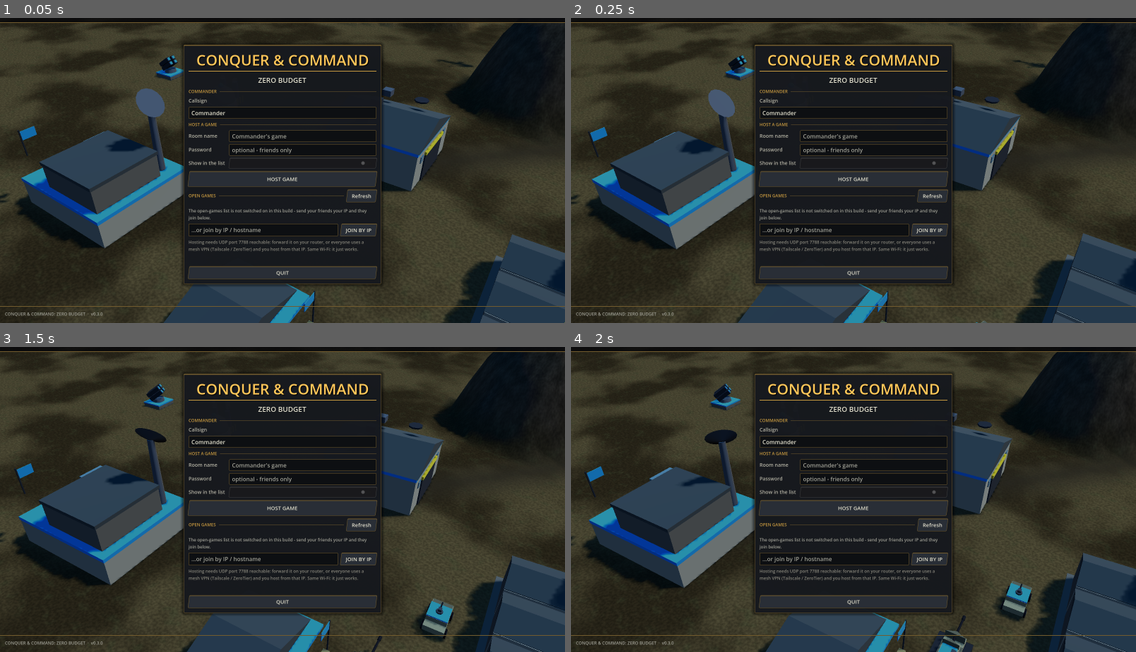
Above: before the commit, frames 1-4 (two rows, left to right).
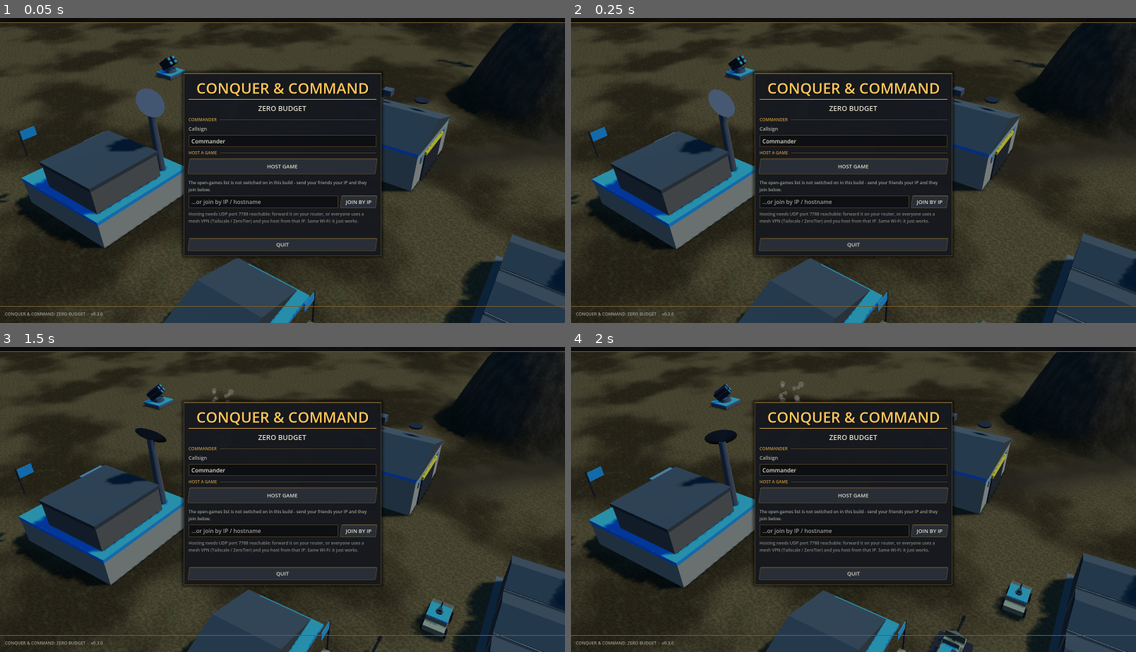
Above: after the commit, the same moments.

Repository: Tzvigettenberg/conquer-and-command
Game: Godot game, scene res://game/main.tscn
Same seed, same stepped clock (60 frames per second), same inputs: the game is played once before the commit and once after it.
Inputs (mouse positions are in pixels of both pictures, inside the frame that each line leads up to):
- Up to frame 1 (0.05 s): no input
- Up to frame 2 (0.25 s): no input
- Up to frame 3 (1.5 s): tap Enter at 0.5, 0.6 s; move the mouse to (406, 478) at 0.52 s; hold Right 0.53-1.25 s; click (406, 478) at 0.67 s; tap Space (ui_select) at 0.77, 1.07 s; drag from (169, 508) to (254, 557) at 1.27 s
- Up to frame 4 (2 s): no input

The runs differ from the first frame. In frame 1, 11% of the frame differs, in the area x 32-68%, y 8-88%; in frame 2, 11%; in frame 3, 11%; in frame 4, 11%.

Commit message:
Menu and site describe what the shipped build actually does without a room list
Co-Authored-By: Claude Opus 5 <noreply@anthropic.com>
Claude-Session: https://claude.ai/code/session_017kFU9jRMi1R74YkqKUJrW7

Diff:
--- a/game/main.gd
+++ b/game/main.gd
@@ -213,8 +213,6 @@
 	room_public.tooltip_text = "Off: nobody sees the room; friends join by IP as before."
 	if not rooms.enabled():
 		room_public.button_pressed = false
-		room_public.disabled = true
-		room_public.tooltip_text = "This build has no room list - friends join by IP."
 	hg.add_child(room_public)
 	var host_btn := Button.new()
 	host_btn.text = "HOST GAME"
@@ -232,6 +230,10 @@
 	refresh_btn.pressed.connect(func() -> void: rooms.refresh())
 	jh.add_child(refresh_btn)
 	menu_box.add_child(jh)
+	if not rooms.enabled():
+		# nothing to name or lock without a list: just host, and say so below
+		hg.visible = false
+		jh.visible = false
 	room_rows = VBoxContainer.new()
 	room_rows.add_theme_constant_override("separation", 4)
 	menu_box.add_child(room_rows)
Not shown, changed: site/dist/index.html
Not shown, changed: site/src/index.html
